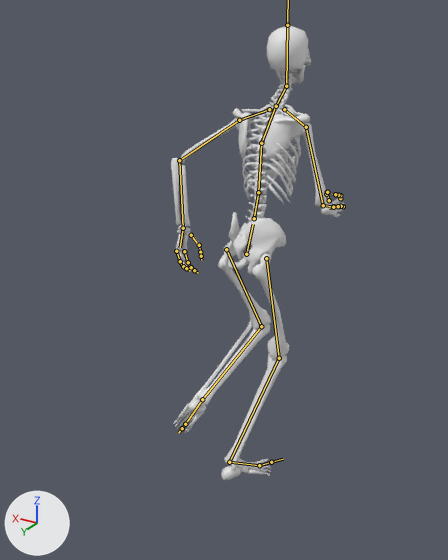
One commit to the FBX model animations/RunningJump.fbx: the scene before it, then after it.
The view is the same before and after, from a 50 mm camera at (-326.0, 601.0, 552.0) aimed at (11.0, 40.0, 271.0). Arrows for +X, +Y and +Z are at lower left; the lights stay in place. Both versions are drawn at frame 27 of the action 'mixamo.com'; the numbers are the values there. The bones that bend it are drawn over the model as lines.

Objects in the first picture: 'MannyTheSkeleton_v5.1'.
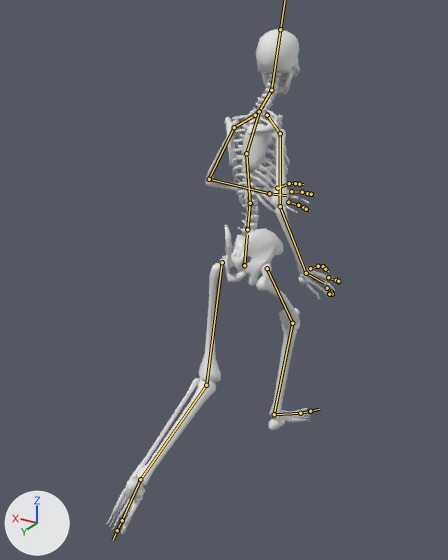
What differs and where, as boxes [x1, y1, x2, y2] in the pictures (448 x 560 px):
'MannyTheSkeleton_v5.1', posed (35% wider, 11% taller)
    before: [171, 26, 344, 480]
    after: [106, 29, 340, 534]
bone 'Hips', root to tip
    before: (246, 254) to (253, 224)
    after: (244, 265) to (247, 235)
bone 'Spine', root to tip
    before: (254, 218) to (258, 192)
    after: (247, 229) to (250, 203)
bone 'Spine1', root to tip
    before: (258, 192) to (261, 143)
    after: (250, 203) to (246, 153)
bone 'Spine2', root to tip
    before: (261, 143) to (275, 106)
    after: (246, 153) to (259, 112)
bone 'Neck', root to tip
    before: (276, 106) to (286, 86)
    after: (259, 111) to (271, 90)
bone 'Head', root to tip
    before: (286, 86) to (287, 25)
    after: (271, 90) to (280, 29)
bone 'LeftShoulder', root to tip
    before: (269, 109) to (239, 120)
    after: (255, 115) to (234, 127)
bone 'LeftArm', root to tip
    before: (239, 120) to (179, 160)
    after: (234, 127) to (209, 179)
bone 'LeftForeArm', root to tip
    before: (179, 160) to (183, 228)
    after: (209, 179) to (269, 193)
bone 'LeftHand', root to tip
    before: (183, 228) to (180, 247)
    after: (269, 193) to (286, 195)
bone 'RightShoulder', root to tip
    before: (284, 109) to (306, 127)
    after: (267, 115) to (280, 133)
bone 'RightArm', root to tip
    before: (306, 127) to (323, 205)
    after: (280, 133) to (280, 206)
bone 'RightForeArm', root to tip
    before: (323, 205) to (333, 206)
    after: (280, 206) to (306, 273)
bone 'RightHand', root to tip
    before: (333, 206) to (342, 204)
    after: (306, 273) to (324, 283)
bone 'LeftUpLeg', root to tip
    before: (226, 249) to (261, 326)
    after: (222, 262) to (206, 385)
bone 'LeftLeg', root to tip
    before: (261, 326) to (202, 399)
    after: (206, 385) to (140, 479)
bone 'LeftFoot', root to tip
    before: (202, 399) to (185, 424)
    after: (140, 479) to (122, 520)
bone 'RightUpLeg', root to tip
    before: (266, 258) to (279, 358)
    after: (267, 268) to (292, 323)
bone 'RightLeg', root to tip
    before: (279, 358) to (229, 462)
    after: (292, 323) to (274, 414)
bone 'RightFoot', root to tip
    before: (229, 462) to (259, 465)
    after: (274, 414) to (300, 413)
bone 'RightToeBase', root to tip
    before: (259, 465) to (271, 462)
    after: (300, 413) to (310, 411)

The edits, one by one:
Bone 'Hips' (bone_hips) moves from (1.0, -31.0, -5.0) to (-2.0, -42.0, -13.0).
Bone 'Hips' (bone_hips) turns from (21, -15, -5) to (15, -6, -7) degrees about its own x, y and z.
Bone 'Spine' (bone_spine) turns from (6, 3, -1) to (4, -9, 4) degrees about its own x, y and z.
Bone 'Spine1' (bone_spine1) turns from (4, 1, 1) to (3, -4, -1) degrees about its own x, y and z.
Bone 'Spine2' (bone_spine2) turns from (4, 1, 0) to (3, -4, 1) degrees about its own x, y and z.
Bone 'Neck' (bone_neck) turns from (-10, 1, 1) to (-1, 1, 0) degrees about its own x, y and z.
Bone 'Head' (bone_head) turns from (-23, 9, -4) to (-5, 24, -6) degrees about its own x, y and z.
Bone 'LeftShoulder' (bone_leftshoulder) turns from (7, 0, -3) to (8, 2, 3) degrees about its own x, y and z.
Bone 'LeftArm' (bone_leftarm) turns from (61, 38, 6) to (39, 7, 14) degrees about its own x, y and z.
Bone 'LeftForeArm' (bone_leftforearm) turns from (8, -4, 60) to (9, -10, 95) degrees about its own x, y and z.
Bone 'LeftHand' (bone_lefthand) turns from (11, -29, -6) to (-8, -27, 14) degrees about its own x, y and z.
Bone 'RightShoulder' (bone_rightshoulder) turns from (13, -1, 6) to (10, 2, 17) degrees about its own x, y and z.
Bone 'RightArm' (bone_rightarm) turns from (53, 11, -20) to (48, -27, -15) degrees about its own x, y and z.
Bone 'RightForeArm' (bone_rightforearm) turns from (9, 8, -87) to (8, 4, -59) degrees about its own x, y and z.
Bone 'RightHand' (bone_righthand) turns from (-16, 2, -20) to (-35, 29, -47) degrees about its own x, y and z.
Bone 'LeftUpLeg' (bone_leftupleg) turns from (51, -12, -1) to (1, -10, 6) degrees about its own x, y and z.
Bone 'LeftLeg' (bone_leftleg) turns from (-101, 3, 8) to (-57, 0, 1) degrees about its own x, y and z.
Bone 'LeftFoot' (bone_leftfoot) turns from (1, 0, 11) to (-19, -2, 1) degrees about its own x, y and z.
Bone 'RightUpLeg' (bone_rightupleg) turns from (-34, 1, 11) to (-54, 6, 15) degrees about its own x, y and z.
Bone 'RightLeg' (bone_rightleg) turns from (-49, 1, -1) to (-44, 6, -6) degrees about its own x, y and z.
Bone 'RightFoot' (bone_rightfoot) turns from (25, 6, -1) to (6, -2, -4) degrees about its own x, y and z.
Bone 'RightToeBase' (bone_righttoebase) turns from (6, 1, 1) to (-4, -1, -1) degrees about its own x, y and z.
